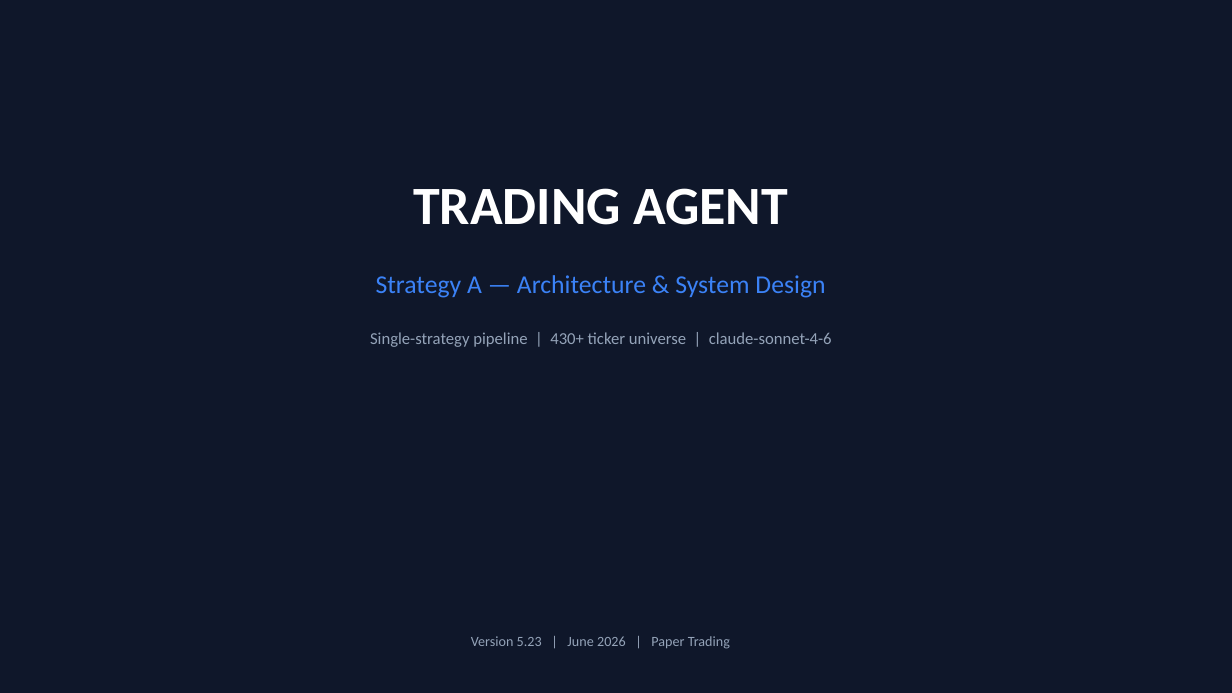
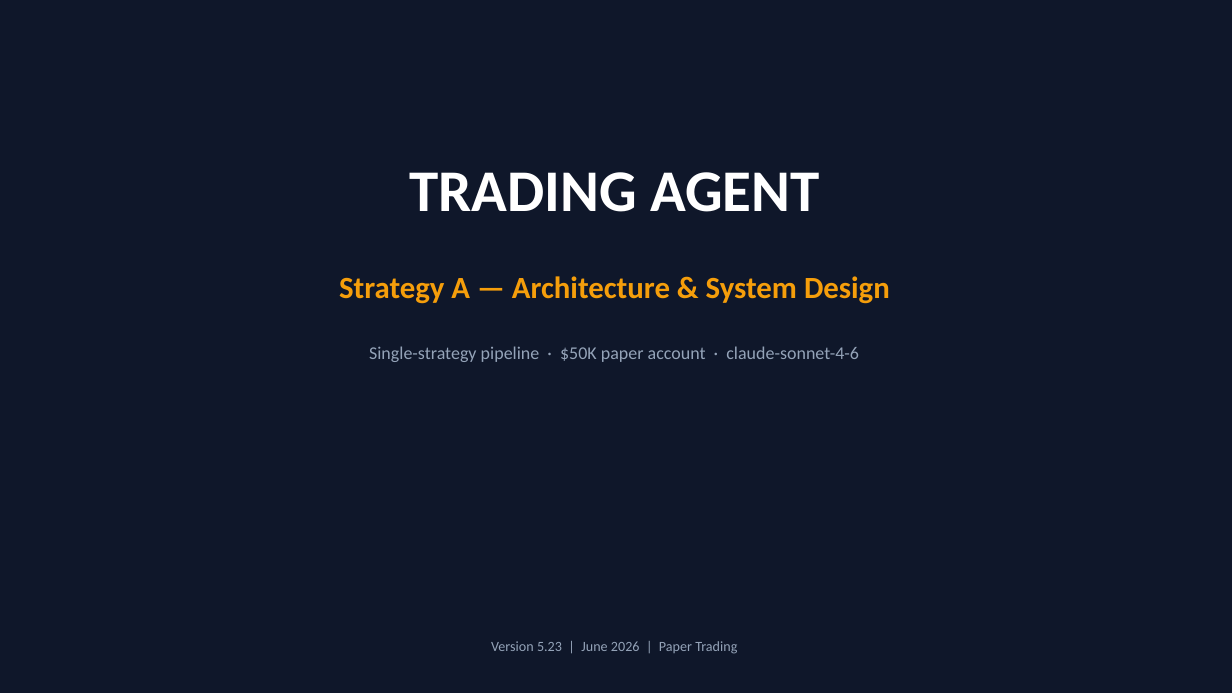
Before and after one commit to amitgarg73/trading-agent, a slide deck: slide 1 of Trading_Agent_A_Architecture.pptx. Drawn at 1232x693 pixels with LibreOffice and Linux fonts; fonts in the diff are those of the drawing. Boxes give left, top, right and bottom in pixels: in the first picture for what was removed or moved away, otherwise in the second. Text is boxed around its words. In the diff, an @@ line names an element or a change of style, - is before the commit and + after.

```diff
--- a/Trading_Agent_A_Architecture.pptx
+++ b/Trading_Agent_A_Architecture.pptx
@@ text "TRADING AGENT" moved from (x1=413, y1=188, x2=788, y2=225) to (x1=409, y1=172, x2=819, y2=212) @@
@@ text "TRADING AGENT" at (x1=409, y1=172, x2=819, y2=212): size 42 to 46 pt @@
@@ text "Strategy A — Architecture & ..." at (x1=339, y1=276, x2=890, y2=304): size 20 to 24 pt, text colour #3B82F6 to #F59E0B, bold on @@
@@ text at (x1=369, y1=346, x2=859, y2=362): text changed; size 13 to 14 pt @@
-Single-strategy pipeline | 430+ ticker universe | claude-sonnet-4-6
+Single-strategy pipeline · $50K paper account · claude-sonnet-4-6
@@ text "Version 5.23 | June 2026 ..." rewrapped from (x1=471, y1=636, x2=730, y2=649) to (x1=491, y1=641, x2=737, y2=654) @@
```
Also in this commit, not shown: 11 slides added, 8 slides removed.
